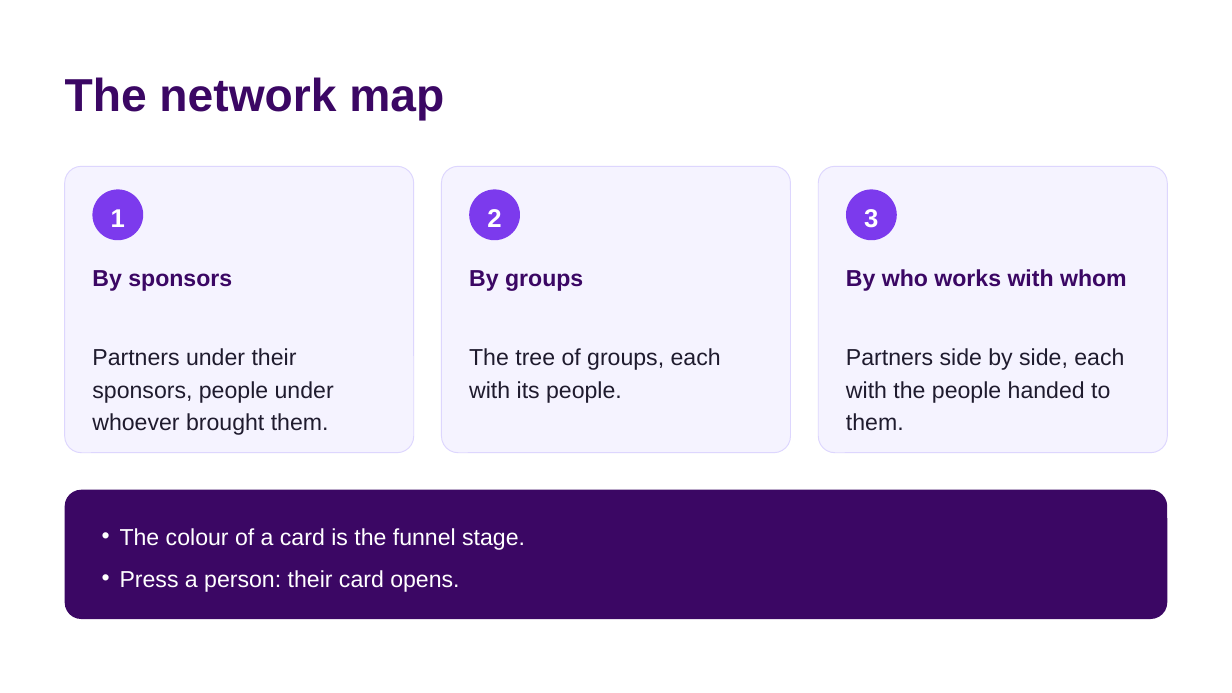
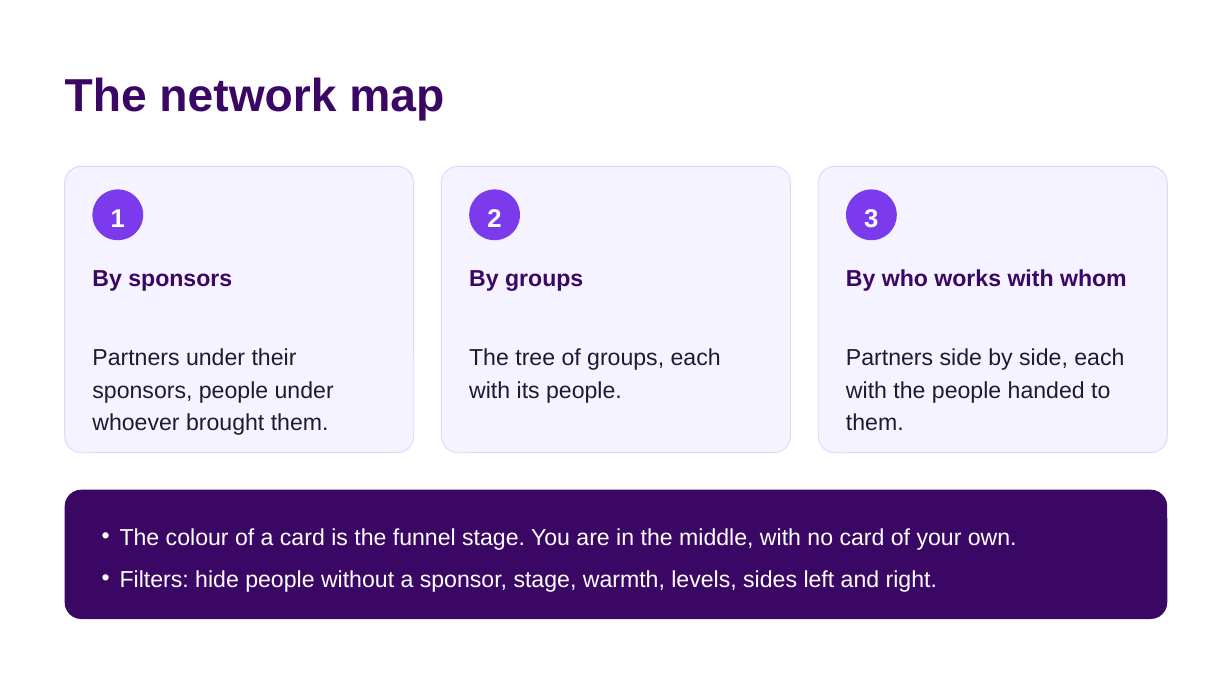
Before and after one commit to andreiyasinski89/Eagle-Control, a slide deck: slide 13 of public/guide/MeetOwl-presentation-en.pptx (slide 11 before the commit). Drawn at 1232x693 pixels with LibreOffice and Linux fonts; fonts in the diff are those of the drawing. Boxes give left, top, right and bottom in pixels: in the first picture for what was removed or moved away, otherwise in the second. Text is boxed around its words. In the diff, an @@ line names an element or a change of style, - is before the commit and + after.

```diff
--- a/public/guide/MeetOwl-presentation-en.pptx
+++ b/public/guide/MeetOwl-presentation-en.pptx
@@ text at (120, 528, 1017, 592): text changed @@
-• The colour of a card is the funnel stage.
-• Press a person: their card opens.
+• The colour of a card is the funnel stage. You are in the middle, with no card of your own.
+• Filters: hide people without a sponsor, stage, warmth, levels, sides left and right.
```
Also in this commit, not shown: 5 other slides changed, 4 slides added, 14 other files.
